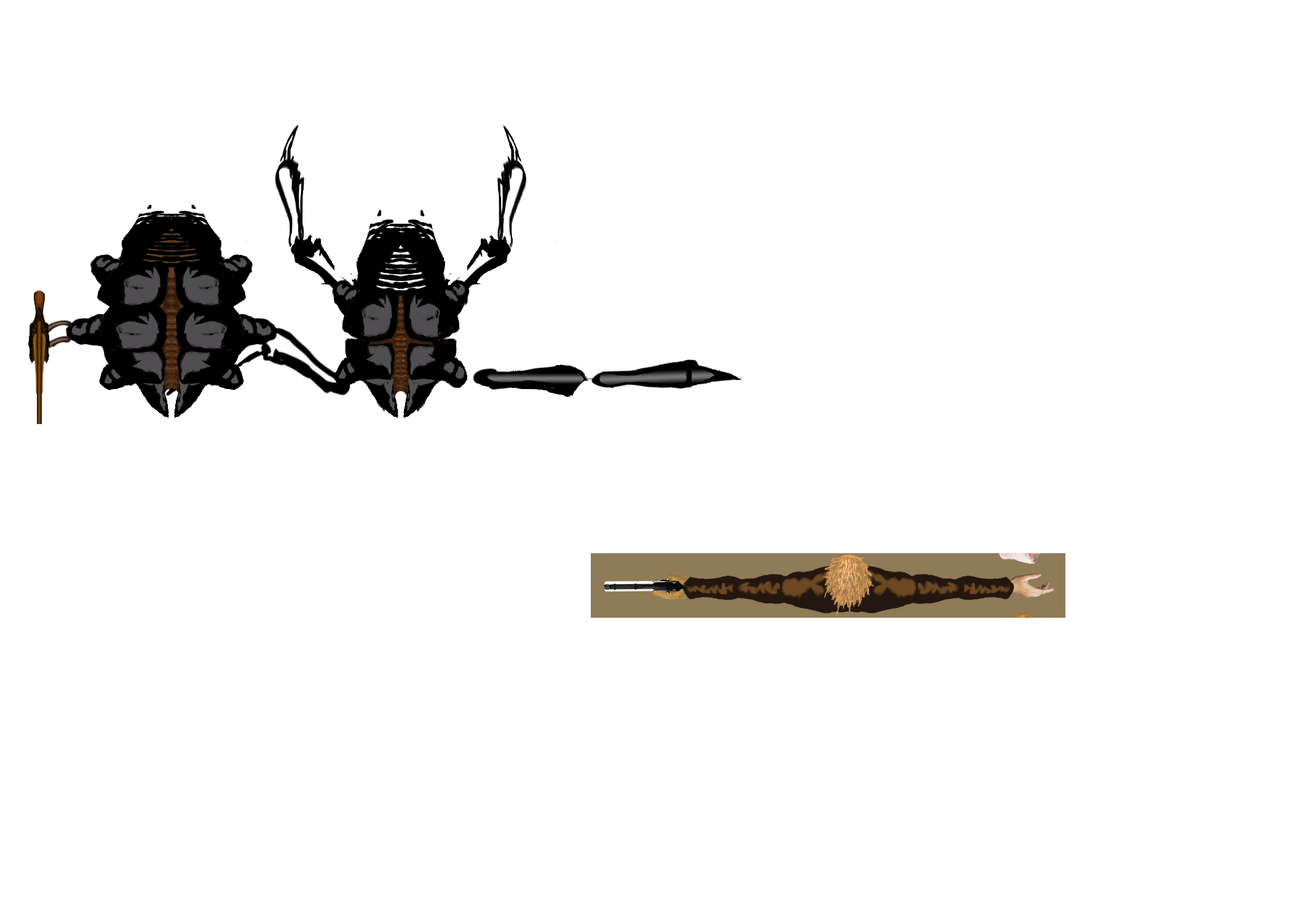
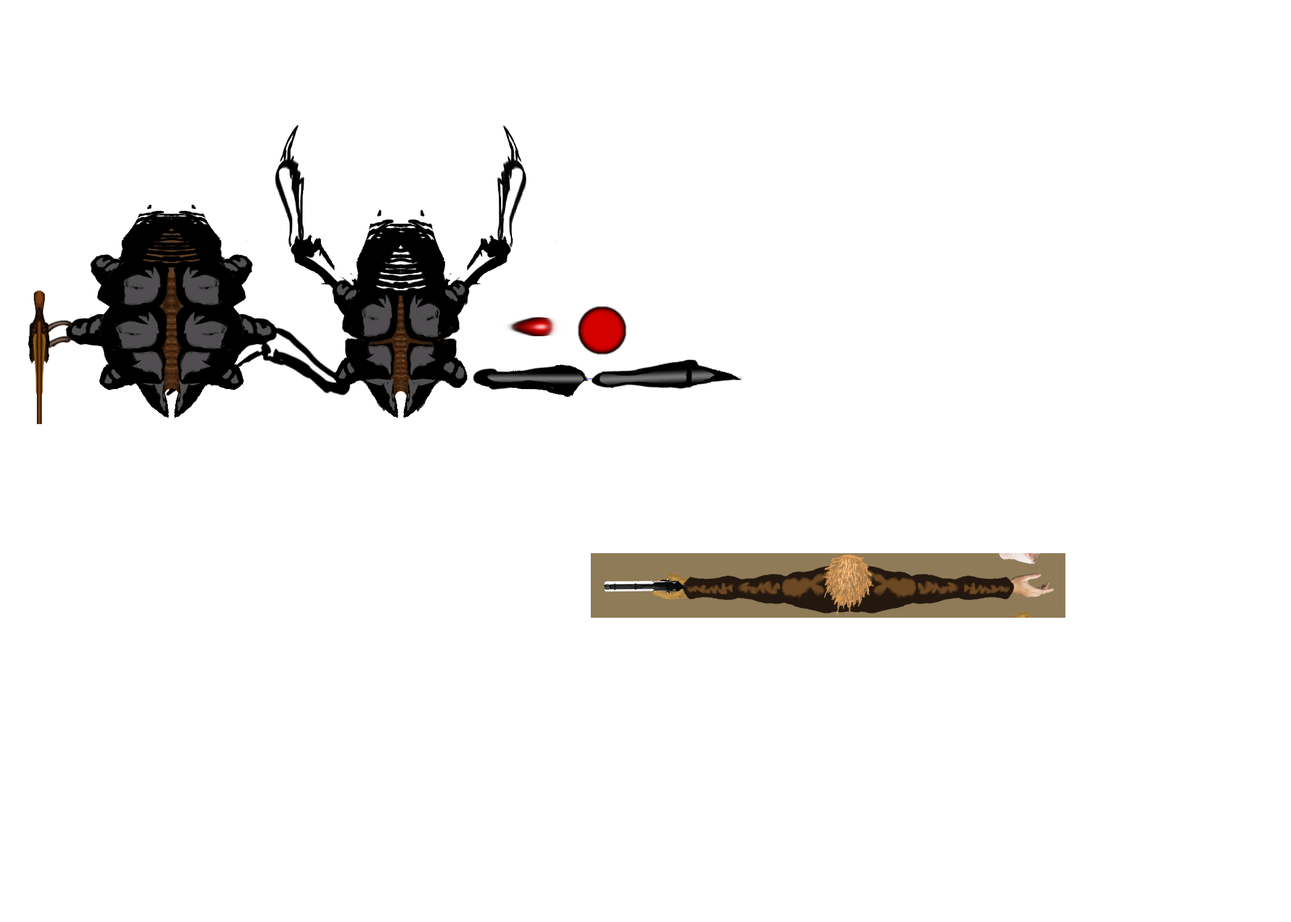
Comparing the layer stacks of the two (1291, 922) images. Changes:
added group "gore" with 3 layers above "gun" over [504, 305, 628, 356]
added layer "droplet" in group "gore" over [504, 317, 561, 337]
added layer "puddle" in group "gore" over [577, 305, 628, 356]
